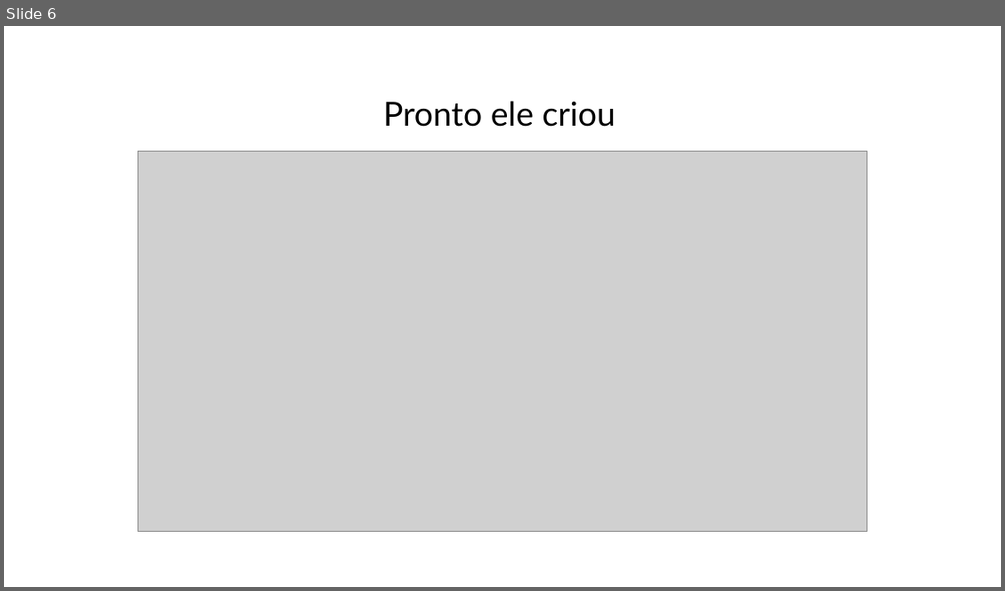
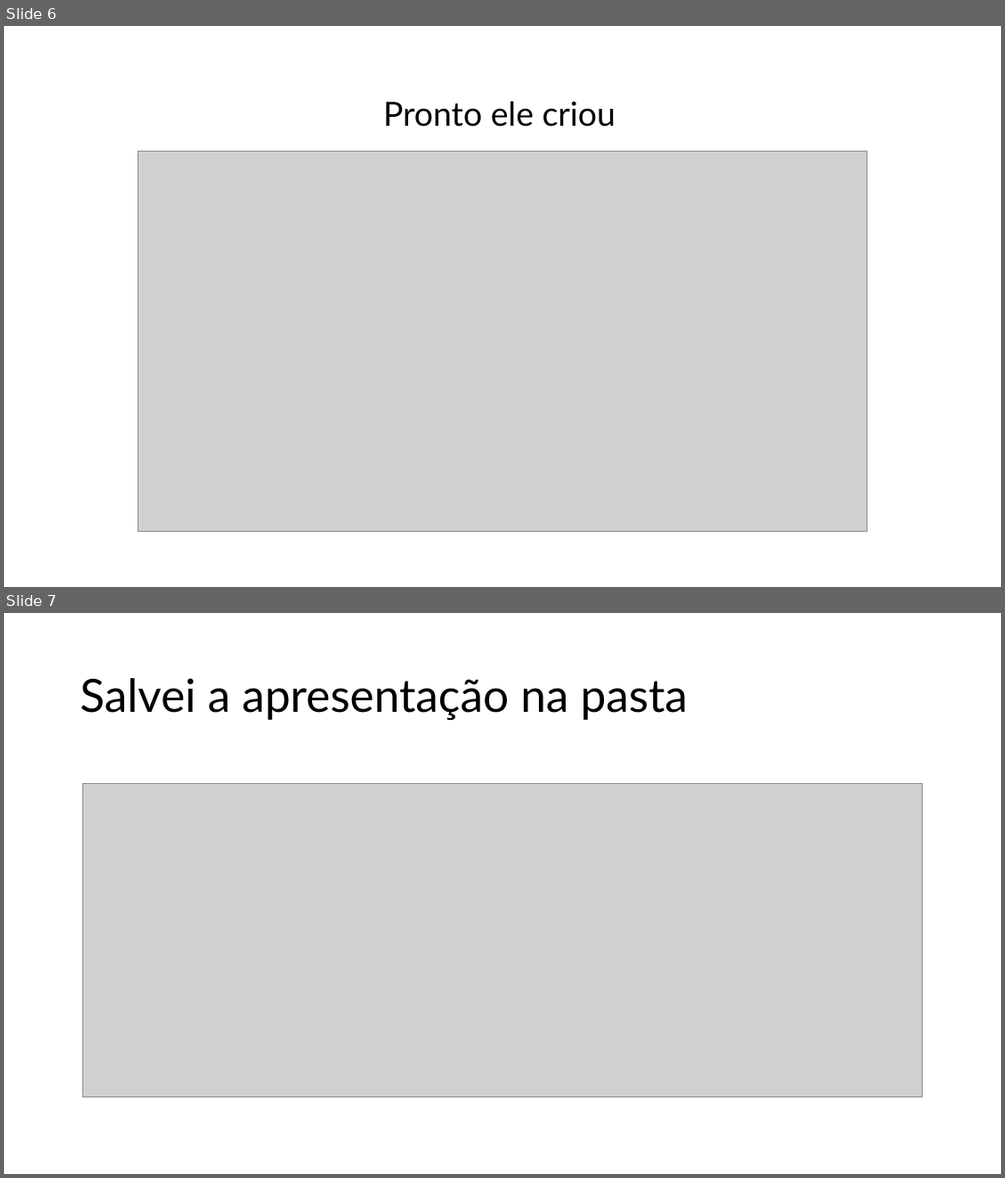
Before and after one commit to augluiz/Passo-a-passo-Github, a slide deck: Material básico para github e github desktop.pptx. Shown one above the other, each under a label of ours: slide 6 before the commit, slides 6 and 7 after it. The pictures are 1005x591 and 1005x1178 pixels, drawn with LibreOffice and Linux fonts; fonts in the diff are those of the drawing; grey boxes stand for pictures. Boxes give left, top, right and bottom in pixels: in the first picture for what was removed or moved away, otherwise in the second. Text is boxed around its words. In the diff, an @@ line names an element or a change of style, - is before the commit and + after.

Commit message:
Salvei arquivo

```diff
--- a/Material básico para github e github desktop.pptx
+++ b/Material básico para github e github desktop.pptx
@@ slide 7 added at [4, 613, 1001, 1174], background #FFFFFF @@
@@ title added at [80, 678, 688, 720], 44 pt, text #000000 @@
+Salvei a apresentação na pasta
@@ picture added at [83, 784, 922, 1097] @@
```
Also in this commit, not shown: 2 other slides added.
